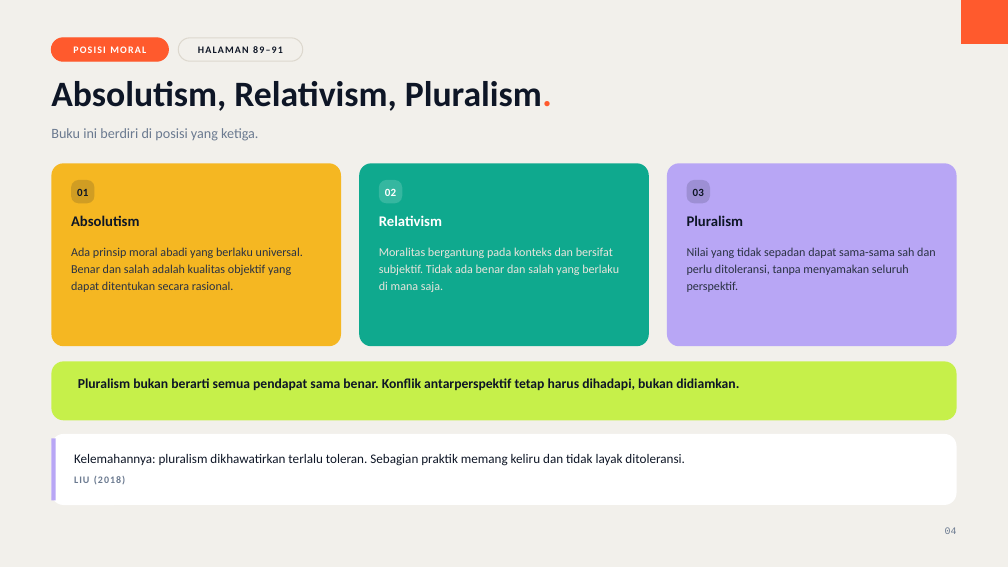
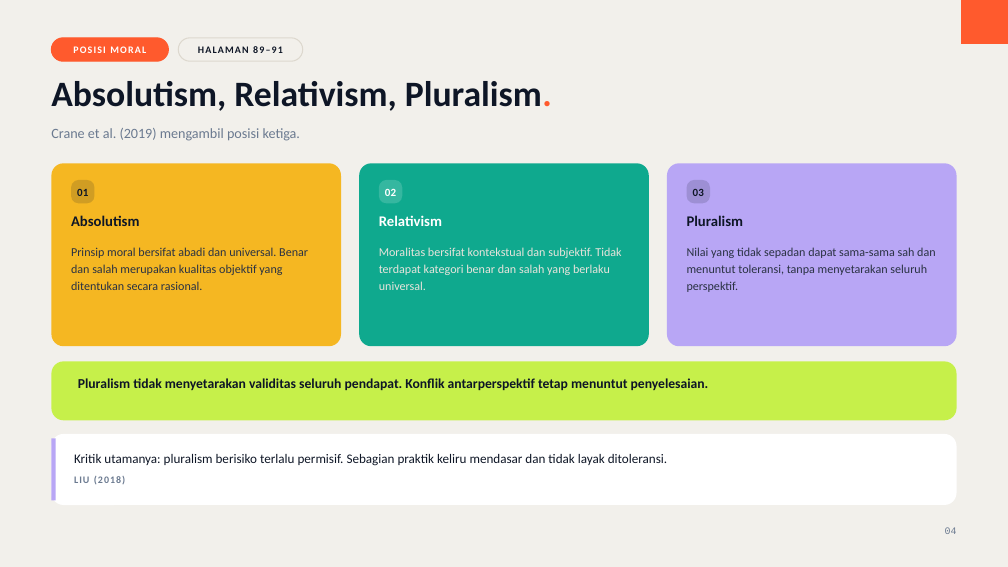
Before and after one commit to aslihabnuri/Dom-Manipulation, a slide deck: slide 4 of business-ethics/chapter-3/decks/Deck-1-Evaluating-Business-Ethics.pptx. Drawn at 1008x567 pixels with LibreOffice and Linux fonts; fonts in the diff are those of the drawing. Boxes give left, top, right and bottom in pixels: in the first picture for what was removed or moved away, otherwise in the second. Text is boxed around its words. In the diff, an @@ line names an element or a change of style, - is before the commit and + after.

```diff
--- a/business-ethics/chapter-3/decks/Deck-1-Evaluating-Business-Ethics.pptx
+++ b/business-ethics/chapter-3/decks/Deck-1-Evaluating-Business-Ethics.pptx
@@ text at box(51, 128, 300, 141): text changed @@
-Buku ini berdiri di posisi yang ketiga.
+Crane et al. (2019) mengambil posisi ketiga.
@@ text at box(71, 247, 308, 290): text changed @@
-Ada prinsip moral abadi yang berlaku universal. Benar dan salah adalah kualitas objektif yang dapat ditentukan secara rasional.
+Prinsip moral bersifat abadi dan universal. Benar dan salah merupakan kualitas objektif yang ditentukan secara rasional.
@@ text at box(379, 247, 621, 290): text changed @@
-Moralitas bergantung pada konteks dan bersifat subjektif. Tidak ada benar dan salah yang berlaku di mana saja.
+Moralitas bersifat kontekstual dan subjektif. Tidak terdapat kategori benar dan salah yang berlaku universal.
@@ text at box(687, 247, 935, 292): text changed @@
-Nilai yang tidak sepadan dapat sama-sama sah dan perlu ditoleransi, tanpa menyamakan seluruh perspektif.
+Nilai yang tidak sepadan dapat sama-sama sah dan menuntut toleransi, tanpa menyetarakan seluruh perspektif.
@@ text at box(78, 378, 709, 390): text changed @@
-Pluralism bukan berarti semua pendapat sama benar. Konflik antarperspektif tetap harus dihadapi, bukan didiamkan.
+Pluralism tidak menyetarakan validitas seluruh pendapat. Konflik antarperspektif tetap menuntut penyelesaian.
@@ text at box(74, 454, 667, 466): text changed @@
-Kelemahannya: pluralism dikhawatirkan terlalu toleran. Sebagian praktik memang keliru dan tidak layak ditoleransi.
+Kritik utamanya: pluralism berisiko terlalu permisif. Sebagian praktik keliru mendasar dan tidak layak ditoleransi.
```
Also in this commit, not shown: 20 other slides changed, 5 other files.
